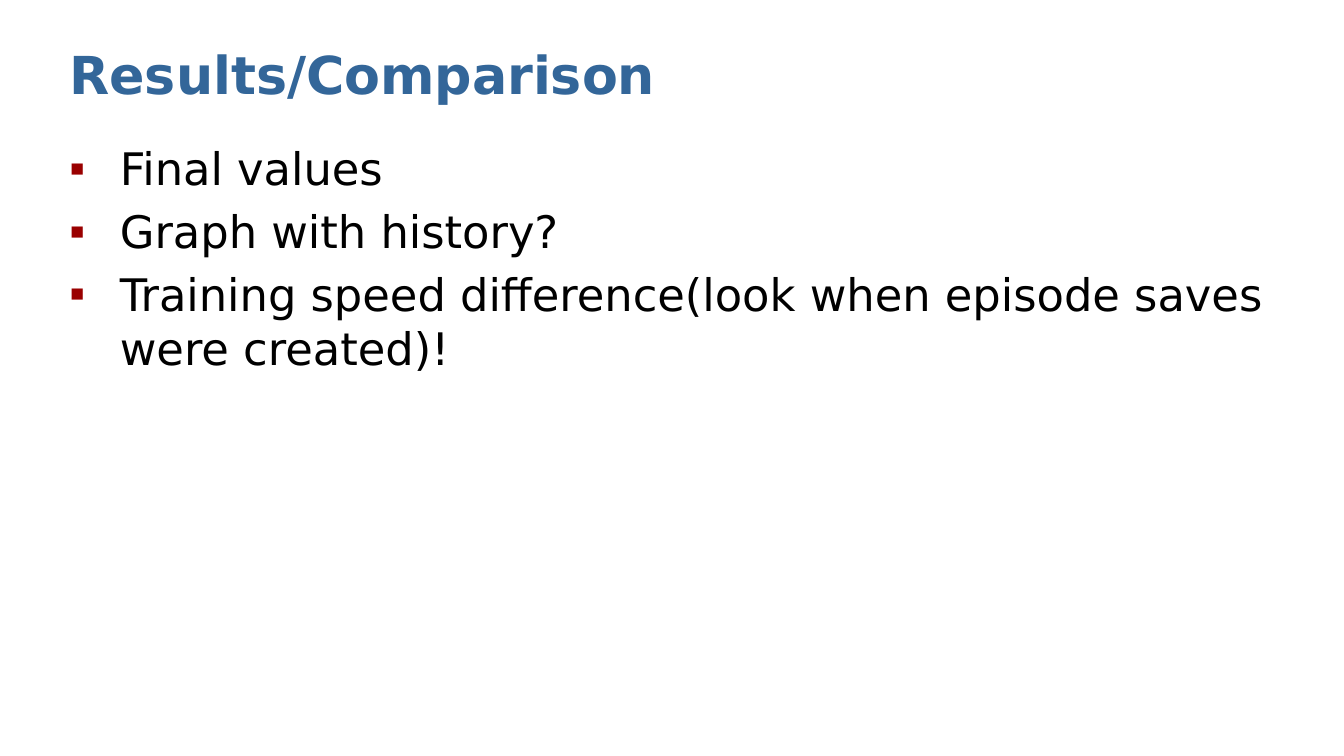
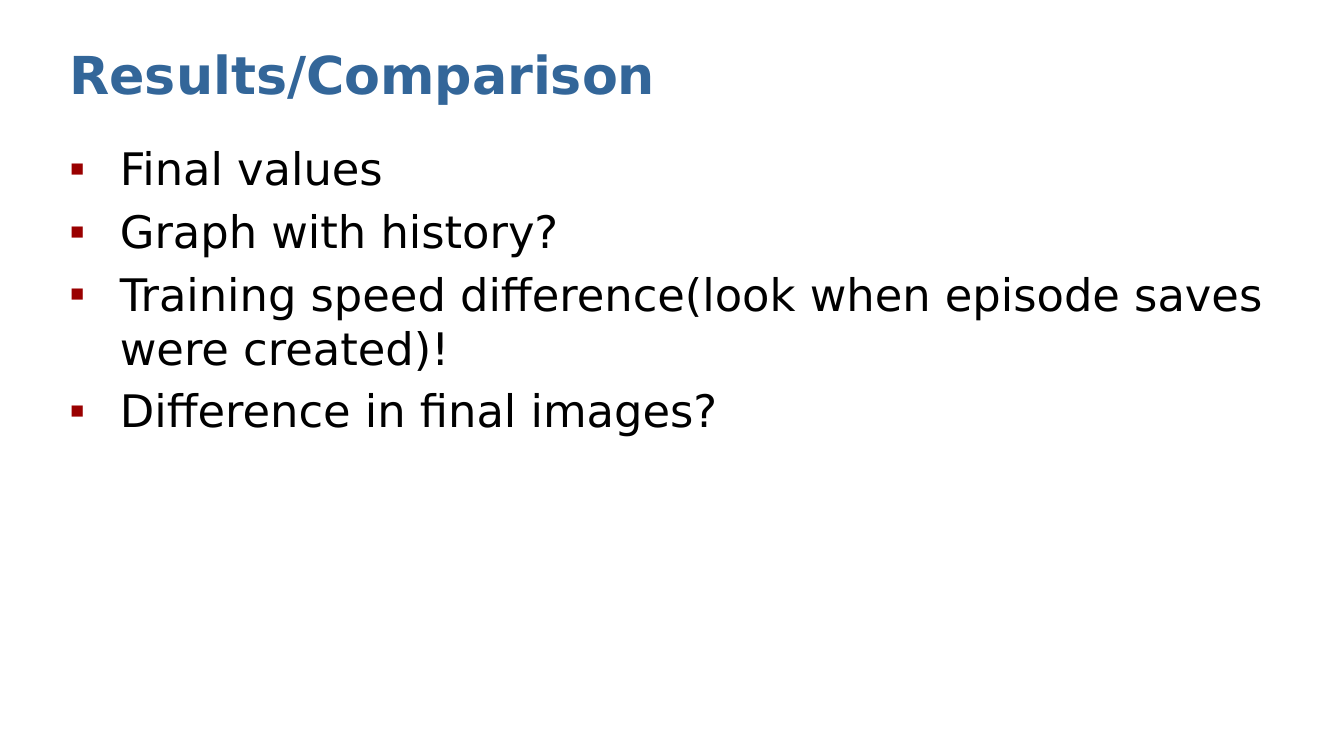
Before and after one commit to Dystron/Forked_EfficientPS, a slide deck: slide 10 of Crop-Aware Panoptic Segmentation.pptx (slide 8 before the commit). Drawn at 1344x756 pixels with LibreOffice and Linux fonts; fonts in the diff are those of the drawing. Boxes give left, top, right and bottom in pixels: in the first picture for what was removed or moved away, otherwise in the second. Text is boxed around its words. In the diff, an @@ line names an element or a change of style, - is before the commit and + after.

```diff
--- a/Crop-Aware Panoptic Segmentation.pptx
+++ b/Crop-Aware Panoptic Segmentation.pptx
@@ text at [120,393,717,437]: paragraph added @@
+▪ Difference in final images?
```
Also in this commit, not shown: 2 other slides changed, 4 slides added, 1 slide removed.
